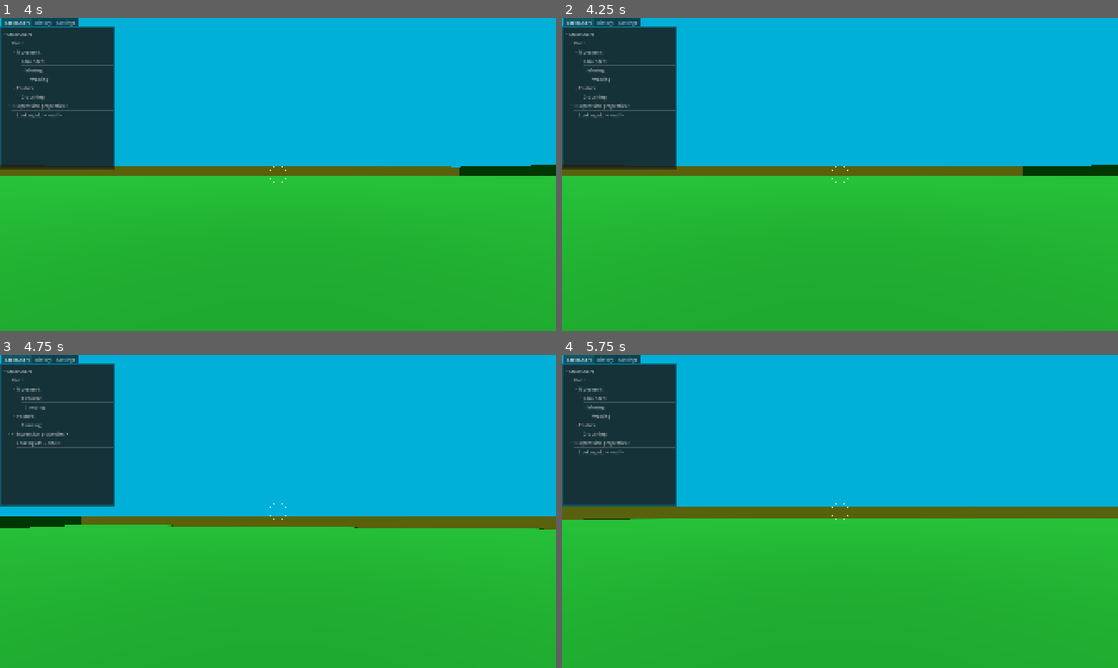
Above: before the commit, frames 1-4 (two rows, left to right).
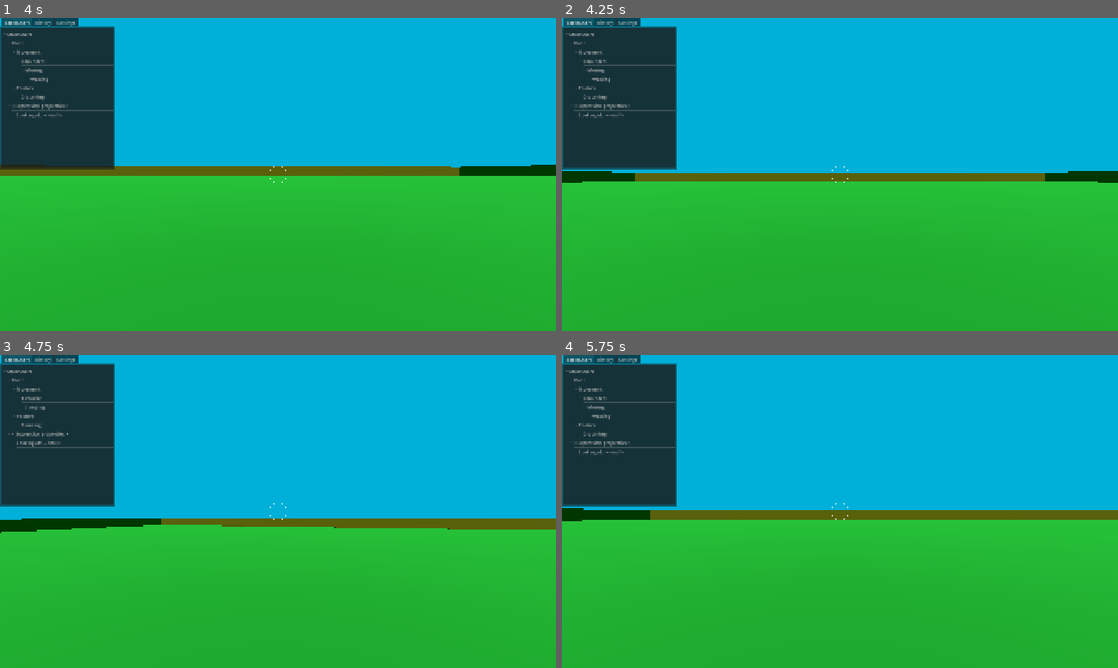
Above: after the commit, the same moments.

Repository: janisl/rpg-core
Game: Godot game, scene res://systems/main_scene.tscn
Two runs of this game, one before a commit and one after it. Both use one fixed random seed, a clock stepped at 60 frames per second and the inputs below.
Inputs (mouse positions are in pixels of both pictures, inside the frame that each line leads up to):
- Up to frame 1 (4 s): tap Enter at 0.5, 3.5 s; move the mouse to (305, 174) at 0.52 s; hold Shift (crouch) 0.53-1.28 s; hold W (forward) from 0.53 s (still down); tap Space (jump) at 0.77, 1.52, 2.75, 3.02, 3.77 s; move the mouse to (250, 174) at 1.27 s; tap Ctrl (sprint) at 1.35, 2.85 s; move the mouse to (289, 168) at 2.02 s; hold Shift (crouch) 2.03-2.78 s; move the mouse to (272, 180) at 2.77 s; move the mouse to (316, 177) at 3.52 s; hold Shift (crouch) from 3.53 s (still down)
- Up to frame 2 (4.25 s): keep holding W (forward); keep holding Shift (crouch); tap O (dev_reload, bound only after the commit) at 4.15 s
- Up to frame 3 (4.75 s): keep holding W (forward); move the mouse to (233, 508) at 4.27 s; release Shift (crouch) at 4.28 s; tap Ctrl (sprint) at 4.35 s; tap Space (jump) at 4.52 s
- Up to frame 4 (5.75 s): keep holding W (forward); move the mouse to (845, 511) at 5.02 s; hold Shift (crouch) from 5.03 s (still down)

Frame 1 is identical in both runs. In frame 2, 4.2% of the frame differs, in the area x 0-100%, y 46-53%; in frame 3, 1.4%; in frame 4, 2.0%.

Commit message:
Add helper input actions.

Diff:
--- a/project.godot
+++ b/project.godot
@@ -68,6 +68,16 @@
 "events": [Object(InputEventKey,"resource_local_to_scene":false,"resource_name":"","device":-1,"window_id":0,"alt_press …(195 unchanged characters)…
 ]
 }
+dev_exit={
+"deadzone": 0.2,
+"events": [Object(InputEventKey,"resource_local_to_scene":false,"resource_name":"","device":-1,"window_id":0,"alt_pressed":false,"shift_pressed":false,"ctrl_pressed":false,"meta_pressed":false,"pressed":false,"keycode":0,"physical_keycode":80,"key_label":0,"unicode":112,"location":0,"echo":false,"script":null)
+]
+}
+dev_reload={
+"deadzone": 0.2,
+"events": [Object(InputEventKey,"resource_local_to_scene":false,"resource_name":"","device":-1,"window_id":0,"alt_pressed":false,"shift_pressed":false,"ctrl_pressed":false,"meta_pressed":false,"pressed":false,"keycode":0,"physical_keycode":79,"key_label":0,"unicode":111,"location":0,"echo":false,"script":null)
+]
+}
 
 [physics]
 
--- /dev/null
+++ b/systems/game_manager.gd
@@ -0,0 +1,10 @@
+class_name GameManager
+extends Node
+
+
+func _unhandled_input(event: InputEvent) -> void:
+	if event.is_action_pressed("dev_exit"):
+		get_tree().quit()
+
+	if event.is_action_pressed("dev_reload"):
+		get_tree().reload_current_scene()
--- a/systems/main_scene.tscn
+++ b/systems/main_scene.tscn
@@ -1,5 +1,6 @@
 [gd_scene format=3 uid="uid://dy38uor1h3xvd"]
 
+[ext_resource type="Script" uid="uid://evqkcb6vtw01" path="res://systems/game_manager.gd" id="1_cwqfn"]
 [ext_resource type="PackedScene" uid="uid://d1m2ngmuqlqgn" path="res://levels/test.tscn" id="1_mvsfx"]
 [ext_resource type="PackedScene" uid="uid://6ygkwtxr8bbo" path="res://ui/user_interface.tscn" id="2_u5mqa"]
 
@@ -7,6 +8,10 @@
 
 [node name="Managers" type="Node" parent="." unique_id=257754043]
 
+[node name="GameManager" type="Node" parent="Managers" unique_id=1914292372]
+script = ExtResource("1_cwqfn")
+metadata/_custom_type_script = "uid://evqkcb6vtw01"
+
 [node name="CurrentLevel" type="Node3D" parent="." unique_id=892070186]
 
 [node name="Test" parent="CurrentLevel" unique_id=867766289 instance=ExtResource("1_mvsfx")]
Not shown, added: systems/game_manager.gd.uid
